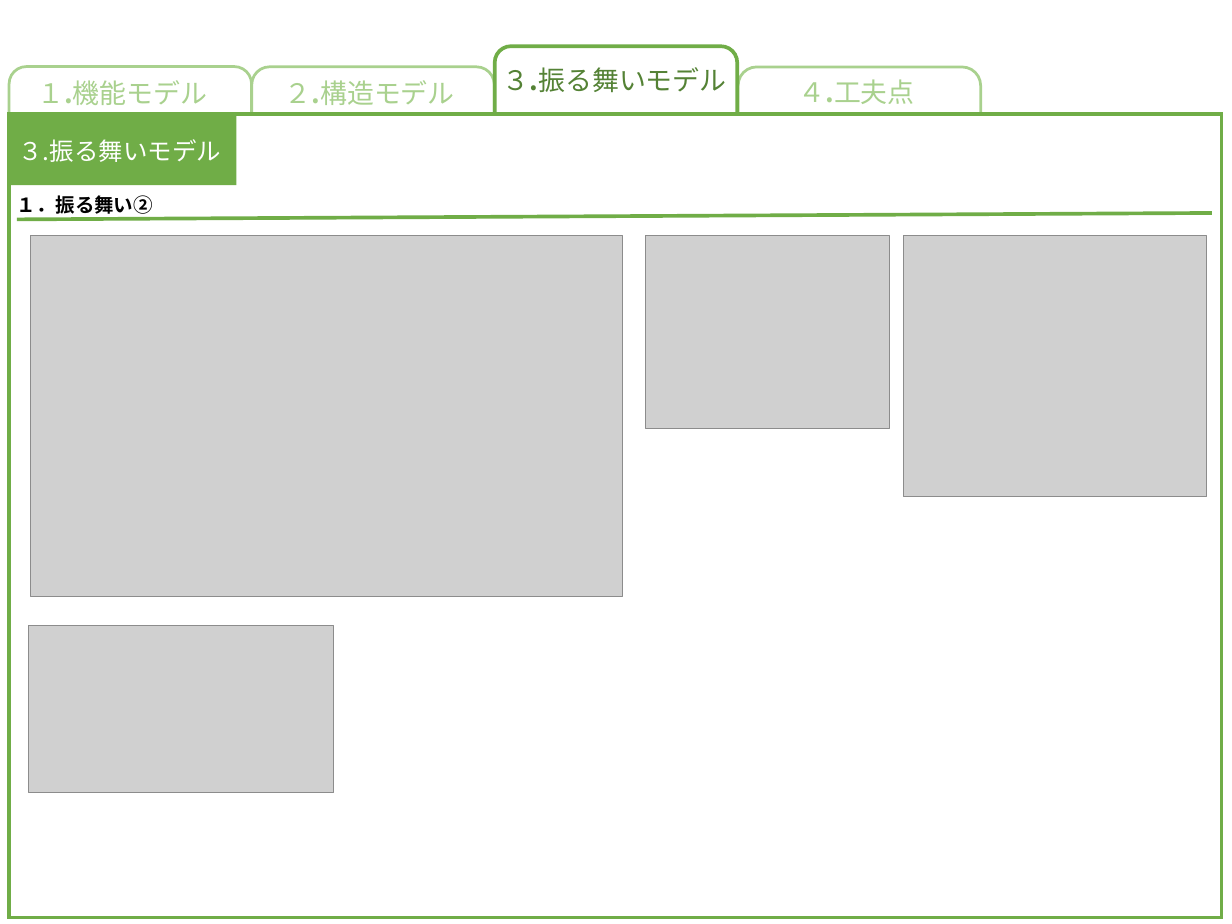
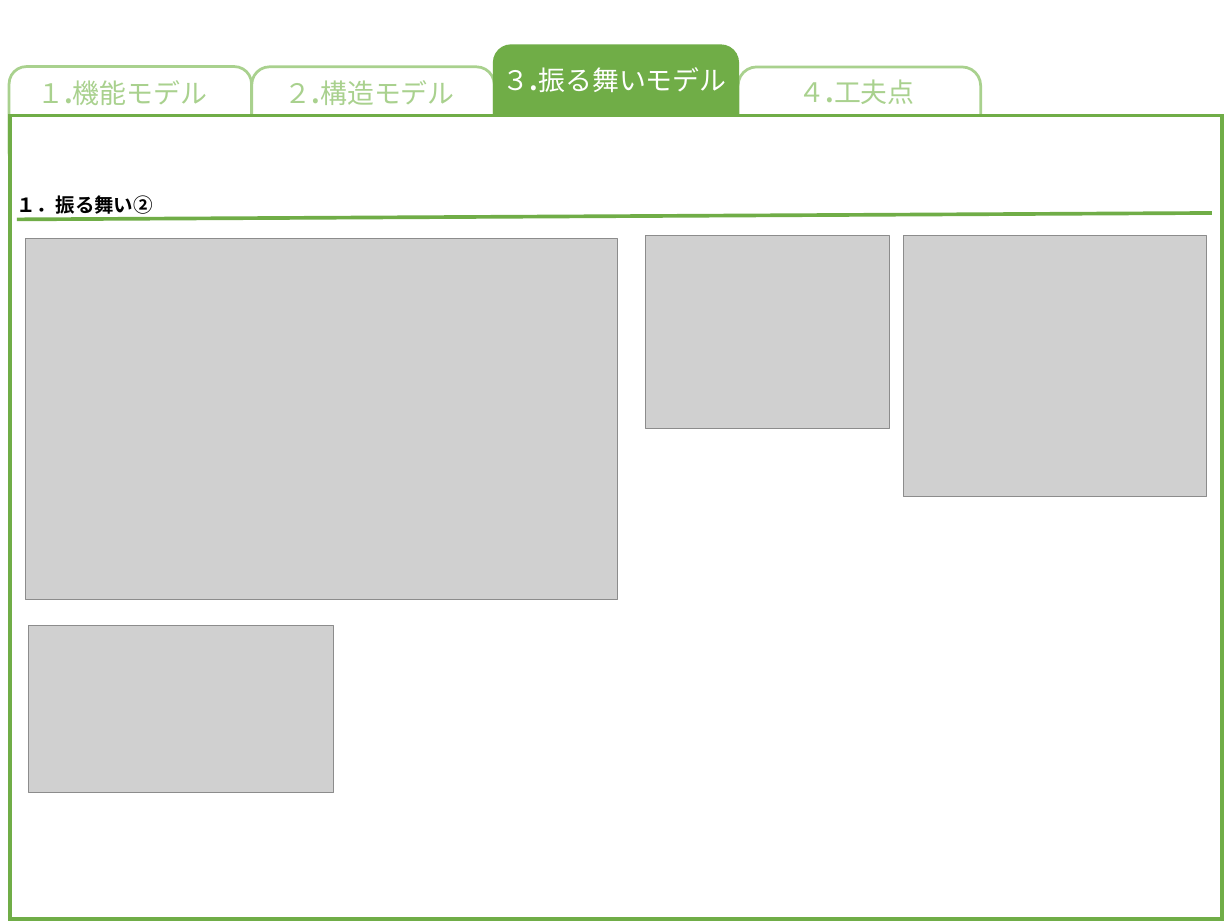
Before and after one commit to akita-lab-2019/model, a slide deck: slide 5 of model_file_template_primary.pptx. Drawn at 1232x924 pixels with LibreOffice and Linux fonts; fonts in the diff are those of the drawing; grey boxes stand for pictures. Boxes give left, top, right and bottom in pixels: in the first picture for what was removed or moved away, otherwise in the second. Text is boxed around its words. In the diff, an @@ line names an element or a change of style, - is before the commit and + after.

```diff
--- a/model_file_template_primary.pptx
+++ b/model_file_template_primary.pptx
@@ rounded rectangle at (495,47,737,165): fill #FFFFFF to #70AD47 @@
@@ text "３.振る舞いモデル" at (503,67,727,92): text colour #548235 to #FFFFFF @@
@@ rectangle removed at (11,116,237,186) @@
@@ text removed at (18,139,221,162) @@
-３.振る舞いモデル
@@ picture: place and size @@
-picture at (31,236,623,597)
+picture at (26,238,618,599)
```
Also in this commit, not shown: 4 other slides changed, 1 other file.
